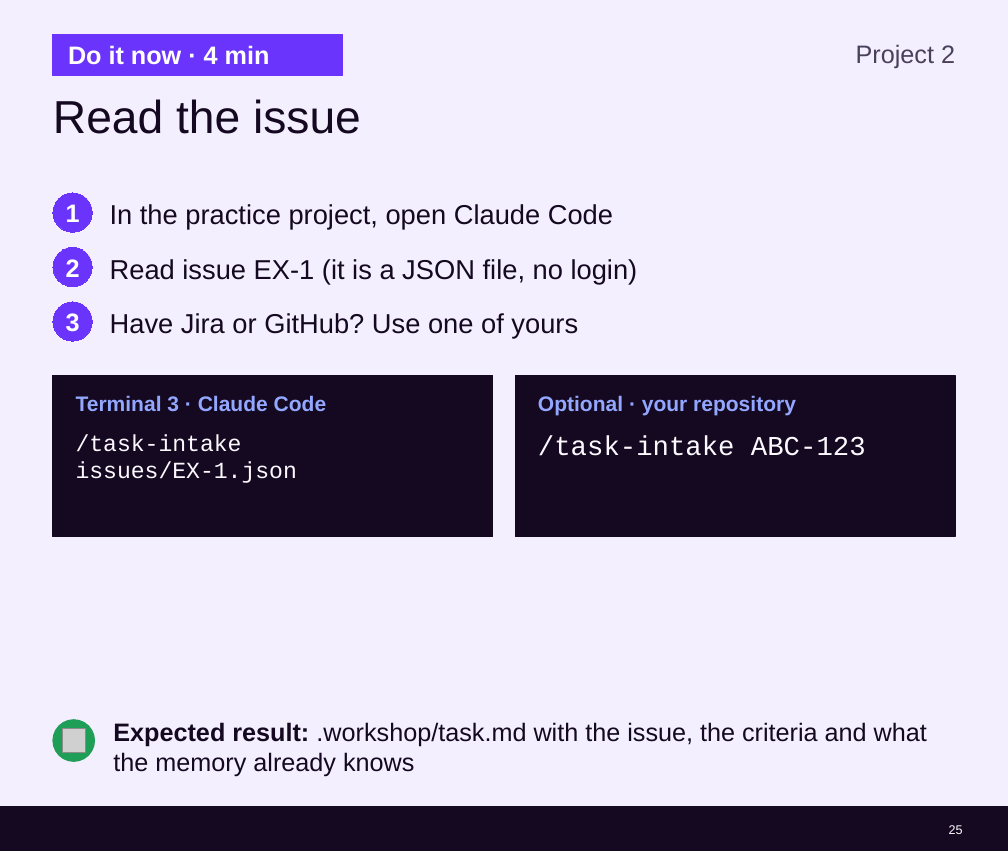
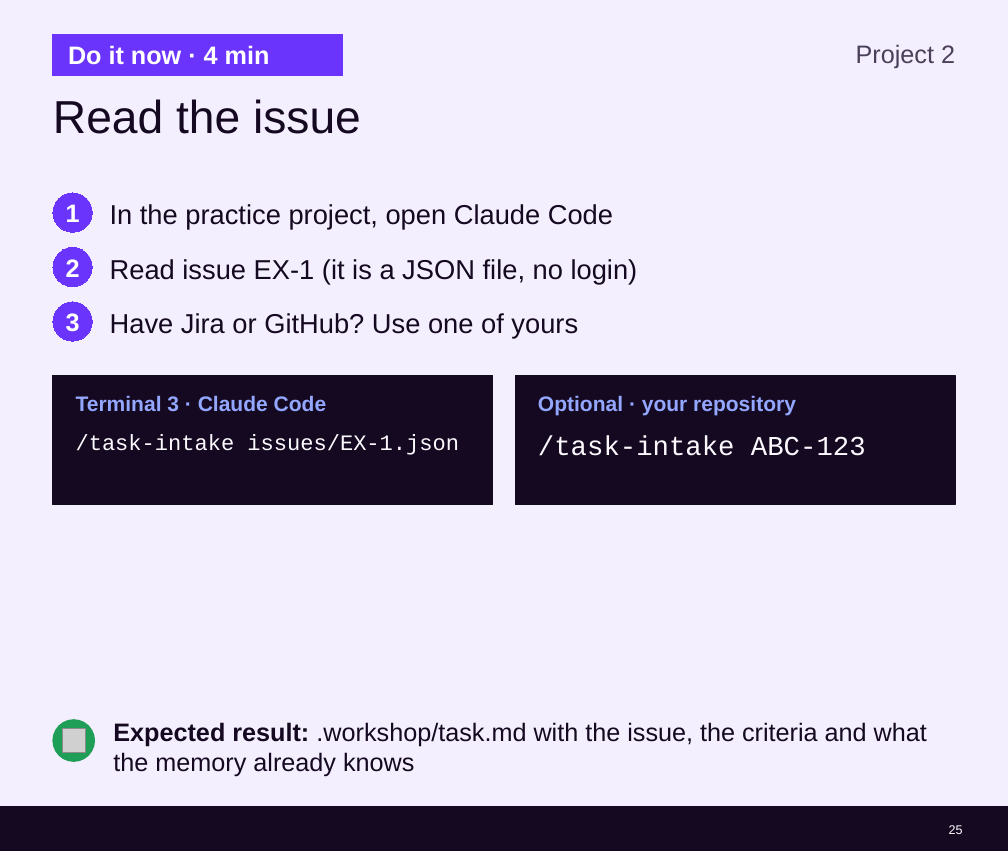
Before and after one commit to cx-guilherme-pinto/workshop-claude, a slide deck: slide 25 of slides/workshop-v2.en.pptx. Drawn at 1008x851 pixels with LibreOffice and Linux fonts; fonts in the diff are those of the drawing; grey boxes stand for pictures; background and template pictures are left out. Boxes give left, top, right and bottom in pixels: in the first picture for what was removed or moved away, otherwise in the second. Text is boxed around its words. In the diff, an @@ line names an element or a change of style, - is before the commit and + after.

```diff
--- a/slides/workshop-v2.en.pptx
+++ b/slides/workshop-v2.en.pptx
@@ rectangle: place and size @@
-rectangle at (53,375,493,537)
+rectangle at (53,375,493,504)
@@ rectangle: place and size @@
-rectangle at (516,375,956,537)
+rectangle at (516,375,956,504)
@@ text "/task-intake issues/EX-1.json" at (76,434,459,455): size 22 to 21 pt @@
```
Also in this commit, not shown: 12 other slides changed, 45 other files.
